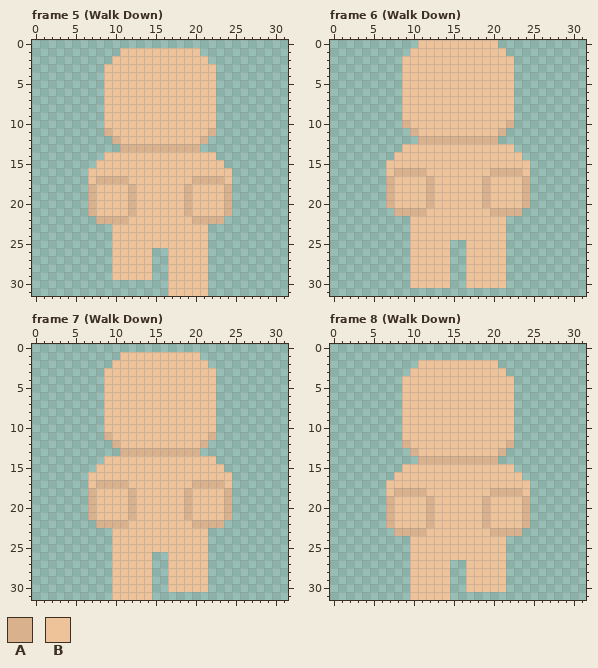
A pixel-art file gets an edit: build/Aseprite files/player Model template.aseprite. Above: the version before the commit.
32x32 pixels, 28 frames. Shown: frame 5 (Walk Down), frame 6 (Walk Down), frame 7 (Walk Down), frame 8 (Walk Down). The commit also changed other frames, which this record leaves out.
Palette (. is transparent): A #d9b28d  B #eec39a
Pixels before, frame 5 (Walk Down), first column x 7:
 1 ....BBBBBBBBBB....
 2 ...BBBBBBBBBBBB...
 3 ..BBBBBBBBBBBBBB..
 4 ..BBBBBBBBBBBBBB..
 5 ..BBBBBBBBBBBBBB..
 6 ..BBBBBBBBBBBBBB..
 7 ..BBBBBBBBBBBBBB..
 8 ..BBBBBBBBBBBBBB..
 9 ..BBBBBBBBBBBBBB..
10 ..BBBBBBBBBBBBBB..
11 ..ABBBBBBBBBBBBA..
12 ...ABBBBBBBBBBA...
13 ....AAAAAAAAAA....
14 ..BBBBBBBBBBBBBB..
15 .BBBBBBBBBBBBBBBB.
16 BBBBBBBBBBBBBBBBBB
17 BAAAABBBBBBBBAAAAB
18 ABBBBABBBBBBABBBBA
19 ABBBBABBBBBBABBBBA
20 ABBBBABBBBBBABBBBA
21 ABBBBABBBBBBABBBBA
22 .AAAABBBBBBBBAAAA.
23 ...BBBBBBBBBBBB...
24 ...BBBBBBBBBBBB...
25 ...BBBBBBBBBBBB...
26 ...BBBBB..BBBBB...
27 ...BBBBB..BBBBB...
28 ...BBBBB..BBBBB...
29 ...BBBBB..BBBBB...
30 ..........BBBBB...
31 ..........BBBBB...
Pixels before, frame 6 (Walk Down), first column x 7:
 0 ....BBBBBBBBBB....
 1 ...BBBBBBBBBBBB...
 2 ..BBBBBBBBBBBBBB..
 3 ..BBBBBBBBBBBBBB..
 4 ..BBBBBBBBBBBBBB..
 5 ..BBBBBBBBBBBBBB..
 6 ..BBBBBBBBBBBBBB..
 7 ..BBBBBBBBBBBBBB..
 8 ..BBBBBBBBBBBBBB..
 9 ..BBBBBBBBBBBBBB..
10 ..ABBBBBBBBBBBBA..
11 ...ABBBBBBBBBBA...
12 ....AAAAAAAAAA....
13 ..BBBBBBBBBBBBBB..
14 .BBBBBBBBBBBBBBBB.
15 BBBBBBBBBBBBBBBBBB
16 BAAAABBBBBBBBAAAAB
17 ABBBBABBBBBBABBBBA
18 ABBBBABBBBBBABBBBA
19 ABBBBABBBBBBABBBBA
20 ABBBBABBBBBBABBBBA
21 .AAAABBBBBBBBAAAA.
22 ...BBBBBBBBBBBB...
23 ...BBBBBBBBBBBB...
24 ...BBBBBBBBBBBB...
25 ...BBBBB..BBBBB...
26 ...BBBBB..BBBBB...
27 ...BBBBB..BBBBB...
28 ...BBBBB..BBBBB...
29 ...BBBBB..BBBBB...
30 ...BBBBB..BBBBB...
Pixels before, frame 7 (Walk Down), first column x 7:
 1 ....BBBBBBBBBB....
 2 ...BBBBBBBBBBBB...
 3 ..BBBBBBBBBBBBBB..
 4 ..BBBBBBBBBBBBBB..
 5 ..BBBBBBBBBBBBBB..
 6 ..BBBBBBBBBBBBBB..
 7 ..BBBBBBBBBBBBBB..
 8 ..BBBBBBBBBBBBBB..
 9 ..BBBBBBBBBBBBBB..
10 ..BBBBBBBBBBBBBB..
11 ..ABBBBBBBBBBBBA..
12 ...ABBBBBBBBBBA...
13 ....AAAAAAAAAA....
14 ..BBBBBBBBBBBBBB..
15 .BBBBBBBBBBBBBBBB.
16 BBBBBBBBBBBBBBBBBB
17 BAAAABBBBBBBBAAAAB
18 ABBBBABBBBBBABBBBA
19 ABBBBABBBBBBABBBBA
20 ABBBBABBBBBBABBBBA
21 ABBBBABBBBBBABBBBA
22 .AAAABBBBBBBBAAAA.
23 ...BBBBBBBBBBBB...
24 ...BBBBBBBBBBBB...
25 ...BBBBBBBBBBBB...
26 ...BBBBB..BBBBB...
27 ...BBBBB..BBBBB...
28 ...BBBBB..BBBBB...
29 ...BBBBB..BBBBB...
30 ...BBBBB..BBBBB...
31 ...BBBBB..........
Pixels before, frame 8 (Walk Down), first column x 7:
 2 ....BBBBBBBBBB....
 3 ...BBBBBBBBBBBB...
 4 ..BBBBBBBBBBBBBB..
 5 ..BBBBBBBBBBBBBB..
 6 ..BBBBBBBBBBBBBB..
 7 ..BBBBBBBBBBBBBB..
 8 ..BBBBBBBBBBBBBB..
 9 ..BBBBBBBBBBBBBB..
10 ..BBBBBBBBBBBBBB..
11 ..BBBBBBBBBBBBBB..
12 ..ABBBBBBBBBBBBA..
13 ...ABBBBBBBBBBA...
14 ....AAAAAAAAAA....
15 ..BBBBBBBBBBBBBB..
16 .BBBBBBBBBBBBBBBB.
17 BBBBBBBBBBBBBBBBBB
18 BAAAABBBBBBBBAAAAB
19 ABBBBABBBBBBABBBBA
20 ABBBBABBBBBBABBBBA
21 ABBBBABBBBBBABBBBA
22 ABBBBABBBBBBABBBBA
23 .AAAABBBBBBBBAAAA.
24 ...BBBBBBBBBBBB...
25 ...BBBBBBBBBBBB...
26 ...BBBBBBBBBBBB...
27 ...BBBBB..BBBBB...
28 ...BBBBB..BBBBB...
29 ...BBBBB..BBBBB...
30 ...BBBBB..BBBBB...
31 ...BBBBB..........
After:
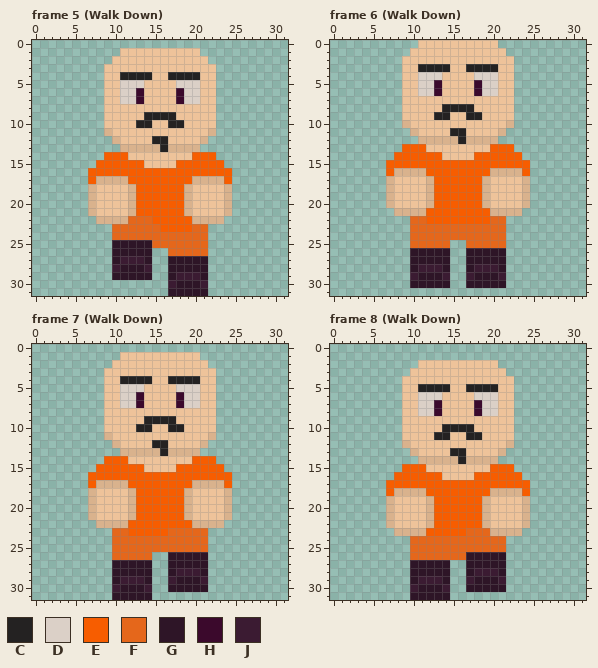
Colours new in this view: C #242222  D #dbd0c7  E #f75d00  F #e5671b  G #2e1527  H #3b092c  J #3b1b32
Log entry: beard man animations
Diff:
layer "Jumpsuit" now shown
layer "Beard Man" now shown
Changed rows in their new state; - is an unchanged pixel.
Frame 5 (Walk Down), layers "Beard Man", "Jumpsuit":
first column x 7:
 4 ----CCCC--CCCC----
 5 ----DDD----DDD----
 6 ----DDH----HDD----
 7 ----DDH----HDD----
 9 -------CCCC-------
10 ------CC--CC------
12 --------CC--------
13 ---------C--------
14 --EEE--------EEE--
15 -EEEEEE----EEEEEE-
16 EEEEEEEEEEEEEEEEEE
17 E----EEEEEEEE----E
18 ------EEEEEE------
19 ------EEEEEE------
20 ------EEEEEE------
21 ------EEEEEE------
22 -----FFFEEEEE-----
23 ---FFFFFFEEEEFF---
24 ---FFFFFFFFFFFF---
25 ---GGGGGFFFFFFF---
26 ---GGGGG--FFFFF---
27 ---GJJJG--GGGGG---
28 ---JGGGJ--GGGGG---
29 ---GGGGG--GJJJG---
30 ----------JGGGJ---
31 ----------GGGGG---
Frame 6 (Walk Down), layers "Beard Man", "Jumpsuit":
first column x 7:
 3 ----CCCC--CCCC----
 4 ----DDD----DDD----
 5 ----DDH----HDD----
 6 ----DDH----HDD----
 8 -------CCCC-------
 9 ------CC--CC------
11 --------CC--------
12 ---------C--------
13 --EEE--------EEE--
14 -EEEEEE----EEEEEE-
15 EEEEEEEEEEEEEEEEEE
16 E----EEEEEEEE----E
17 ------EEEEEE------
18 ------EEEEEE------
19 ------EEEEEE------
20 ------EEEEEE------
21 -----EEEEEEEE-----
22 ---FFEEEEEEEEFF---
23 ---FFFFFFFFFFFF---
24 ---FFFFFFFFFFFF---
25 ---FFFFF--FFFFF---
26 ---GGGGG--GGGGG---
27 ---GGGGG--GGGGG---
28 ---GJJJG--GJJJG---
29 ---JGGGJ--JGGGJ---
30 ---GGGGG--GGGGG---
Frame 7 (Walk Down), layers "Beard Man", "Jumpsuit":
first column x 7:
 4 ----CCCC--CCCC----
 5 ----DDD----DDD----
 6 ----DDH----HDD----
 7 ----DDH----HDD----
 9 -------CCCC-------
10 ------CC--CC------
12 --------CC--------
13 ---------C--------
14 --EEE--------EEE--
15 -EEEEEE----EEEEEE-
16 EEEEEEEEEEEEEEEEEE
17 E----EEEEEEEE----E
18 ------EEEEEE------
19 ------EEEEEE------
20 ------EEEEEE------
21 ------EEEEEE------
22 -----EEEEEEEE-----
23 ---FFEEEEEFFFFF---
24 ---FFFFFFFFFFFF---
25 ---FFFFFFFFFFFF---
26 ---FFFFF--GGGGG---
27 ---GGGGG--GGGGG---
28 ---GGGGG--GJJJG---
29 ---GJJJG--JGGGJ---
30 ---JGGGJ--GGGGG---
31 ---GGGGG----------
Frame 8 (Walk Down), layers "Beard Man", "Jumpsuit":
first column x 7:
 5 ----CCCC--CCCC----
 6 ----DDD----DDD----
 7 ----DDH----HDD----
 8 ----DDH----HDD----
10 -------CCCC-------
11 ------CC--CC------
13 --------CC--------
14 ---------C--------
15 --EEE--------EEE--
16 -EEEEEE----EEEEEE-
17 EEEEEEEEEEEEEEEEEE
18 E----EEEEEEEE----E
19 ------EEEEEE------
20 ------EEEEEE------
21 ------EEEEEE------
22 ------EEEEEE------
23 -----EEEEEFFF-----
24 ---FFFFFFFFFFFF---
25 ---FFFFFFFFFFFF---
26 ---FFFFFFFGGGGG---
27 ---GGGGG--GGGGG---
28 ---GGGGG--GJJJG---
29 ---GJJJG--JGGGJ---
30 ---JGGGJ--GGGGG---
31 ---GGGGG----------
Pixel boxes of the changes (left, top, right, bottom) in both pictures:
changed: (88, 72, 232, 296)
changed: (386, 64, 530, 288)
changed: (88, 376, 232, 600)
changed: (386, 384, 530, 600)
